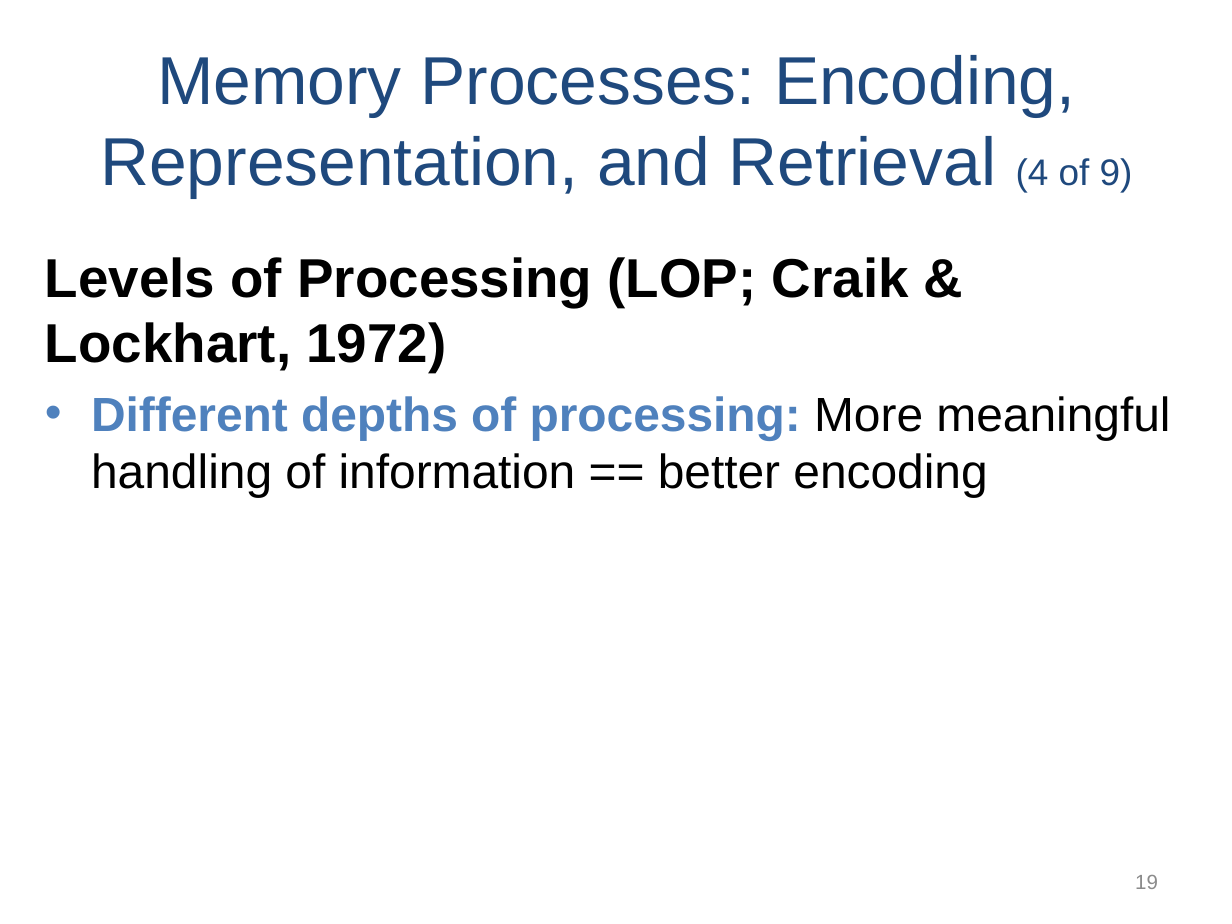
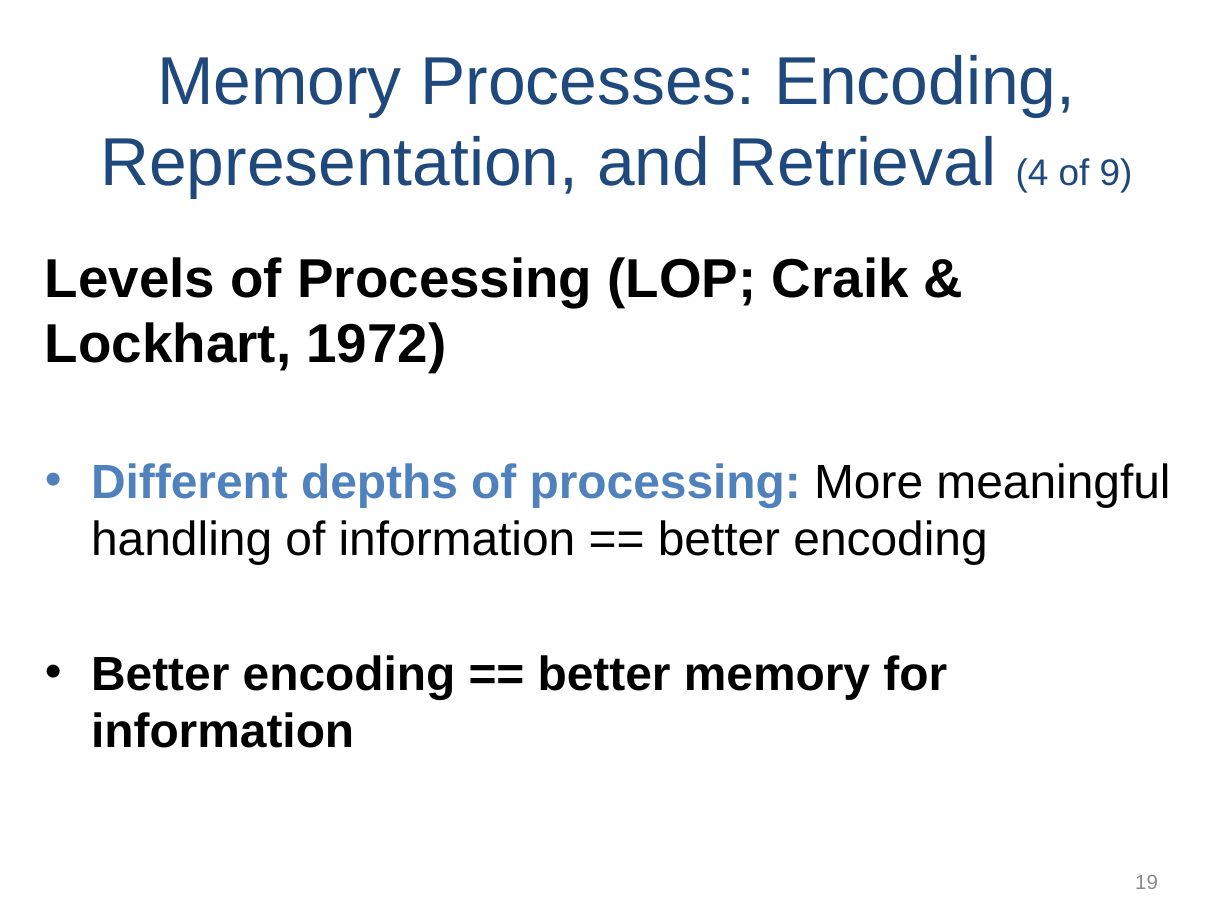
Before and after one commit to npm27/Teaching-Materials, a slide deck: slide 19 of Memory/Slides/Chapter 4.PPTX. Drawn at 1232x924 pixels with LibreOffice and Linux fonts; fonts in the diff are those of the drawing. Boxes give left, top, right and bottom in pixels: in the first picture for what was removed or moved away, otherwise in the second. Text is boxed around its words. In the diff, an @@ line names an element or a change of style, - is before the commit and + after.

```diff
--- a/Memory/Slides/Chapter 4.PPTX
+++ b/Memory/Slides/Chapter 4.PPTX
@@ text at <box>91,655,947,748</box>: paragraph added @@
+• Better encoding == better memory for information
```
Also in this commit, not shown: 6 other slides changed.
